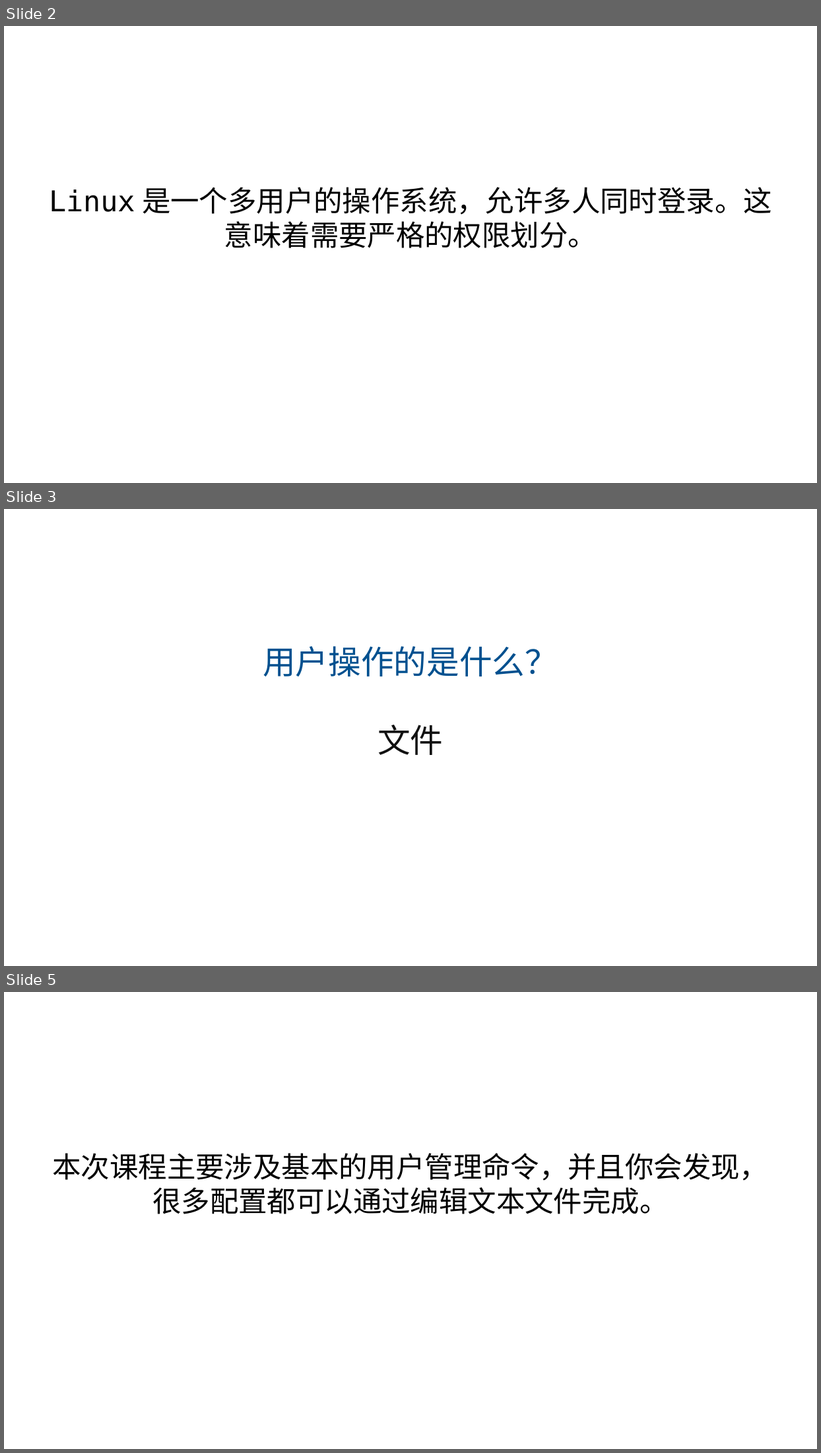
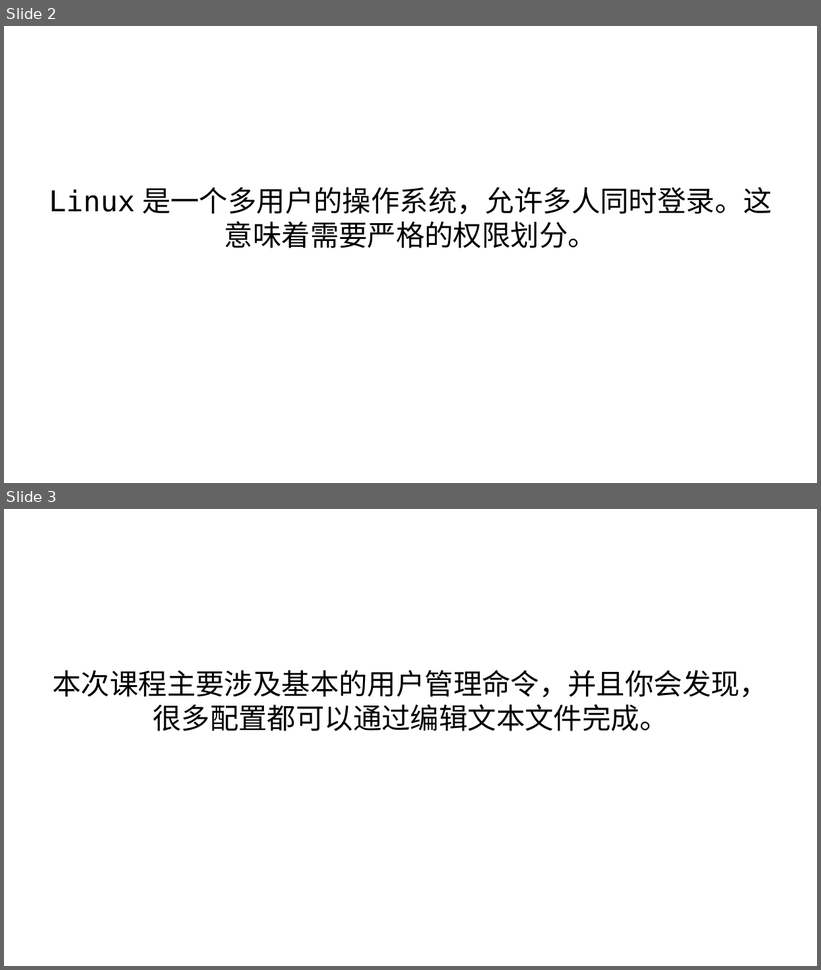
Before and after one commit to master-genius/linux-system, a slide deck: materials/slides/ch03-user.odp. Shown one above the other, each under a label of ours: slides 2, 3 and 5 before the commit, slides 2 and 3 after it; the slides between them are not shown. The pictures are 821x1453 and 821x970 pixels, drawn with LibreOffice and Linux fonts; fonts in the diff are those of the drawing. Boxes give left, top, right and bottom in pixels: in the first picture for what was removed or moved away, otherwise in the second. Text is boxed around its words. In the diff, an @@ line names an element or a change of style, - is before the commit and + after.

```diff
--- a/materials/slides/ch03-user.odp
+++ b/materials/slides/ch03-user.odp
@@ slide 3 removed at (4,509,817,966), background #FFFFFF @@
@@ subtitle removed at (263,646,558,755) @@
-用户操作的是什么？
-文件
@@ what was slide 5 is now slide 3 @@
```
Also in this commit, not shown: 1 slide changed, 2 slides added, 1 other slide removed, 6 other files.
